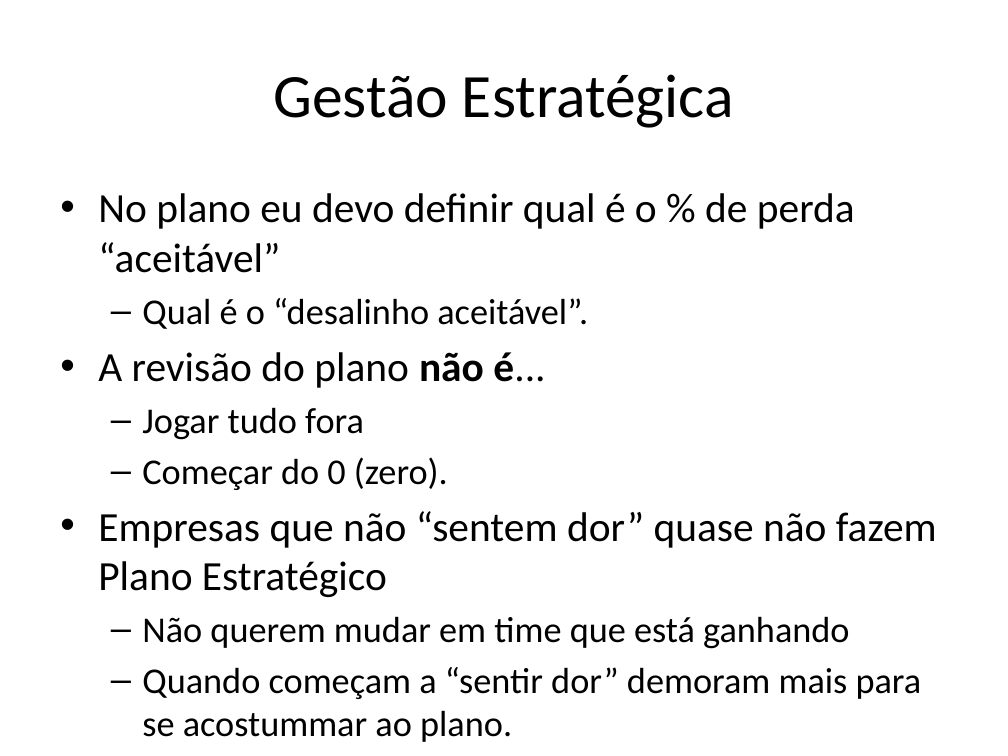
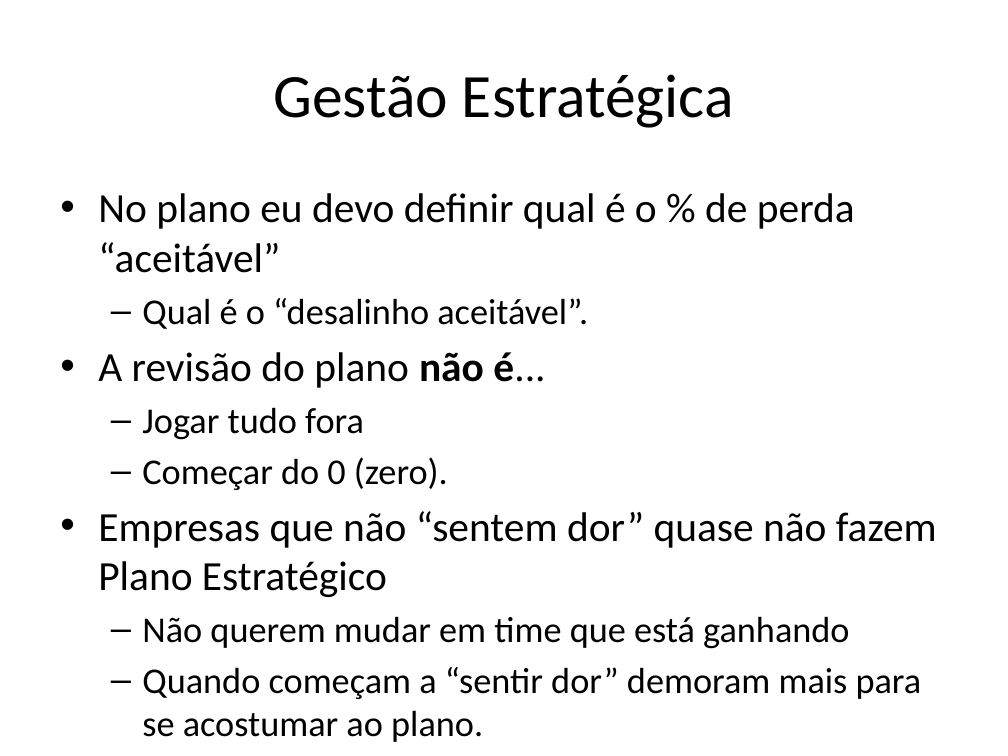
Before and after one commit to avelinoferreiragf/avelino, a slide deck: slide 22 of Gestao Estrategica TI/Estrategia Empresarial/Meu estudo.pptx (slide 19 before the commit). Drawn at 1008x756 pixels with LibreOffice and Linux fonts; fonts in the diff are those of the drawing. Boxes give left, top, right and bottom in pixels: in the first picture for what was removed or moved away, otherwise in the second. Text is boxed around its words. In the diff, an @@ line names an element or a change of style, - is before the commit and + after.

```diff
--- a/Gestao Estrategica TI/Estrategia Empresarial/Meu estudo.pptx
+++ b/Gestao Estrategica TI/Estrategia Empresarial/Meu estudo.pptx
@@ text at <box>142,667,922,742</box>: text changed @@
-  – Quando começam a “sentir dor” demoram mais para se acostummar ao plano.
+  – Quando começam a “sentir dor” demoram mais para se acostumar ao plano.
```
Also in this commit, not shown: 9 other slides changed, 15 slides added, 11 other files.
